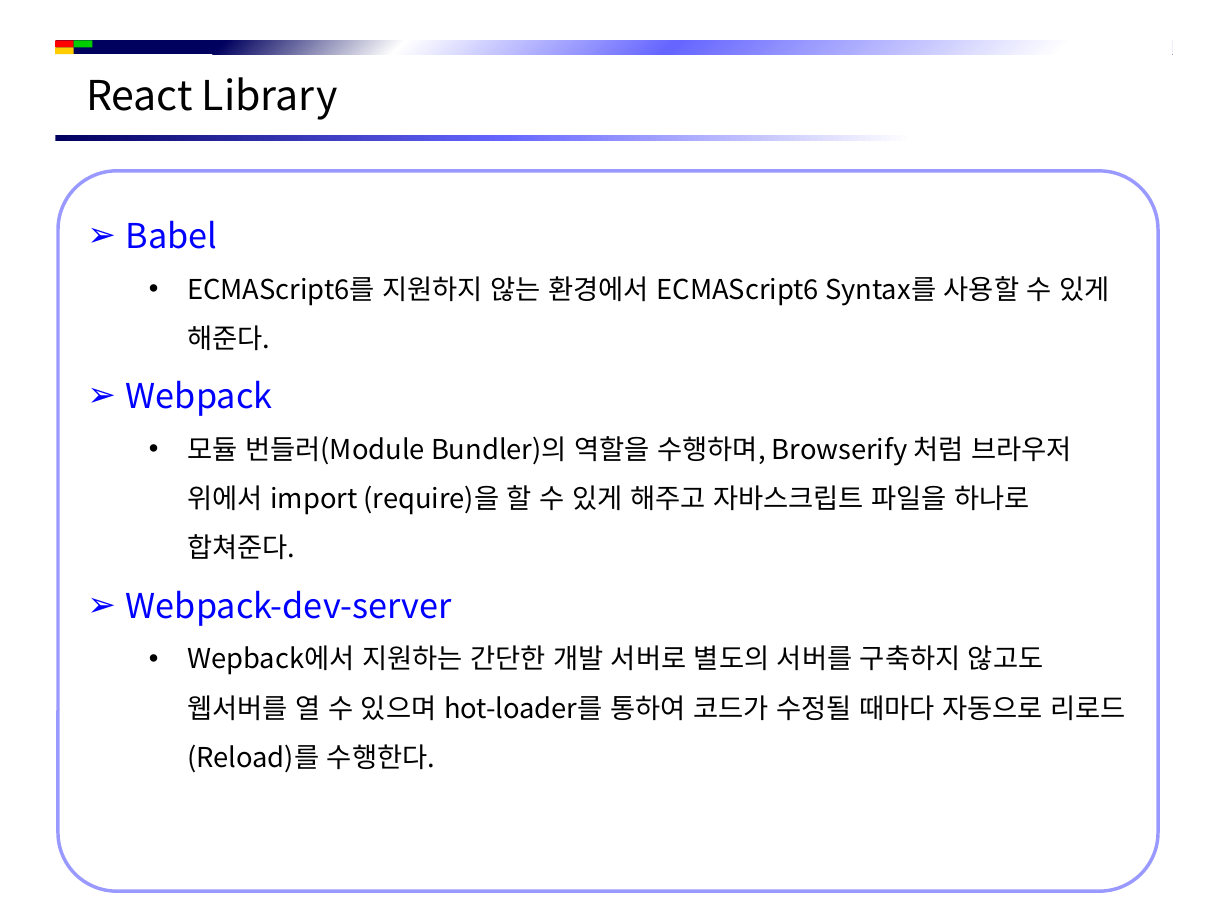
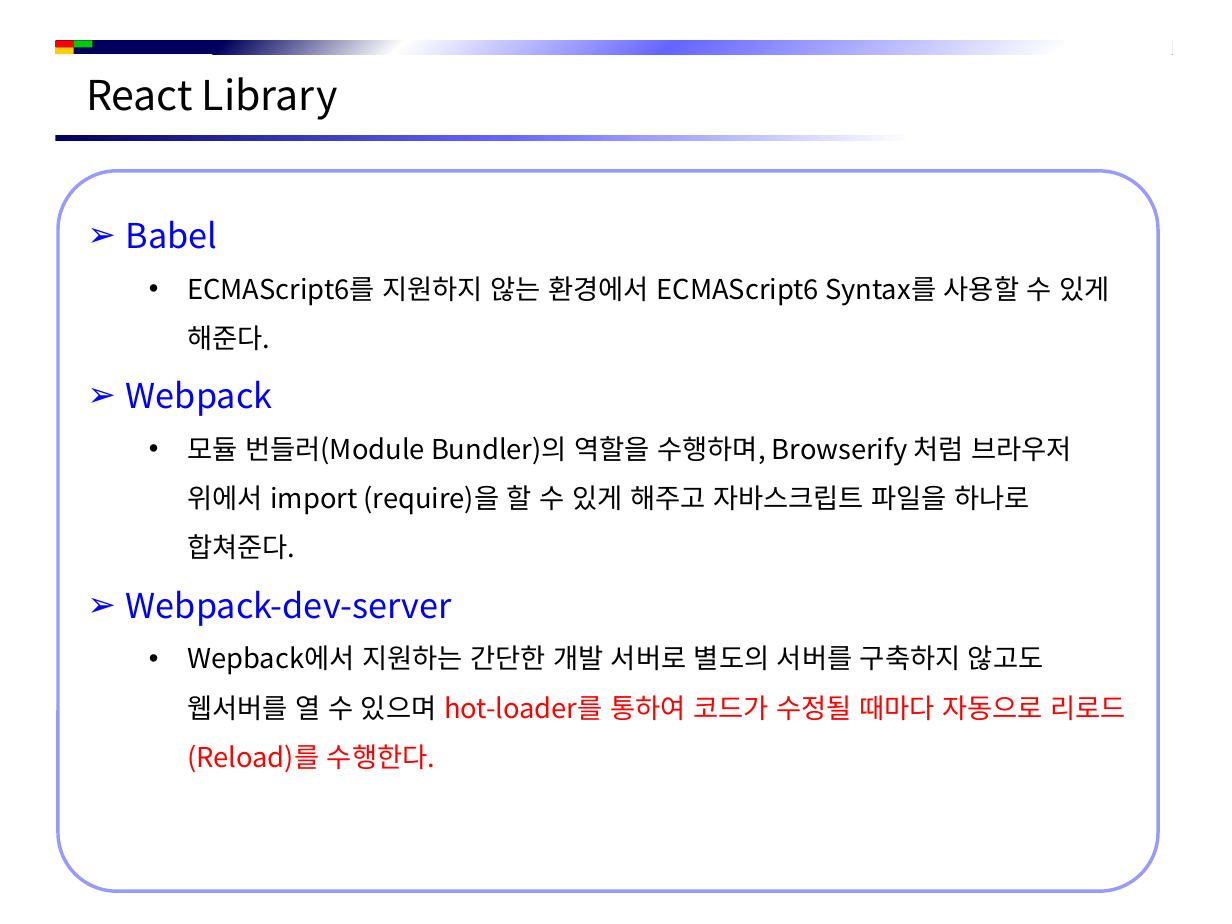
Before and after one commit to jsh-1235/Document, a slide deck: slide 6 of Front-End/React/React 시작하기.pptx. Drawn at 1232x924 pixels with LibreOffice and Linux fonts; fonts in the diff are those of the drawing; background and template pictures are left out. Boxes give left, top, right and bottom in pixels: in the first picture for what was removed or moved away, otherwise in the second. Text is boxed around its words. In the diff, an @@ line names an element or a change of style, - is before the commit and + after.

```diff
--- a/Front-End/React/React 시작하기.pptx
+++ b/Front-End/React/React 시작하기.pptx
@@ text in rounded rectangle at [187, 645, 1125, 773]: text colour #000000 to #FF0000 in "hot-loader를 통하여 코드가 수정될 때마다 자동으로 리로드(Reload)를 ..." @@
```
Also in this commit, not shown: 4 other slides changed, 1 slide added, 6 other files.
